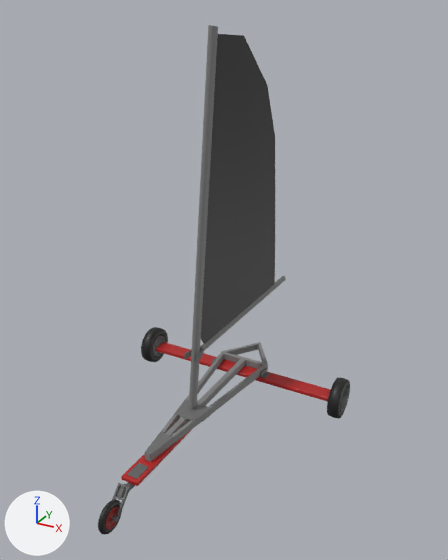
The COLLADA model resources/objects/blue-piper/blue-piper.dae as it was, and as the next commit left it.
Camera for both pictures: a 50 mm camera at (4.62, -7.96, 6.26) aimed at (0.3, -0.1, 2.33). Every picture has the same lights, and +X, +Y and +Z are marked at lower left.

The first picture shows 'Achterloper', 'Band', 'Band.001', 'Band.002', 'Body', 'Cube', 'Cube.001', 'Giek', 'Giek staal', 'Mast', 'Steunplaat-midboven', 'Steunplaat-voorboven', 'Velg', 'Velg.001', 'Velg.002', 'Voorloper', 'Voorvork', 'Zeil'.
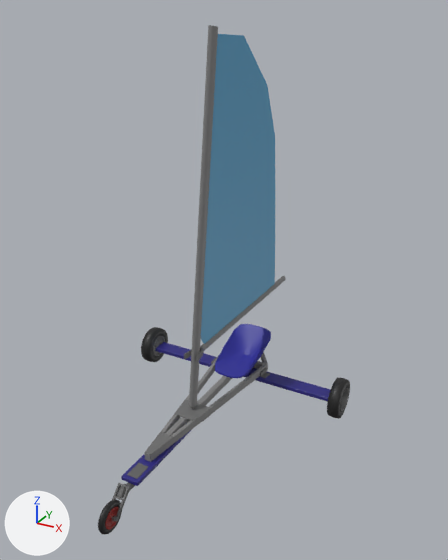
Commit message: Seats on pipers

Boxes (x1, y1, x2, y2) around the edits, measured in the pictures (448 x 560 px):
'Zeil', surface changed (black to blue): (201, 34, 275, 344) in both
'Seat', added (blue): after (215, 324, 271, 378)
'Achterloper', surface changed (red to blue): (156, 342, 331, 402) in both
'Voorloper', surface changed (red to blue): (121, 430, 191, 486) in both
'Cube', surface changed: (124, 463, 148, 488) in both
'Velg.001', surface changed: (153, 339, 165, 356) in both
'Giek staal', surface changed: (184, 349, 204, 363) in both
'Cube.001', surface changed: (211, 355, 270, 378) in both

The change, as a list of edits to the scene's bpy script:
```text
Add img_blue_piper_diffuse_png:
    img_blue_piper_diffuse_png = load_image('blue-piper-diffuse.png', 'blue-piper-diffuse.png', 1024, 1024, 'sRGB')
Change mat_duvel:
    mat_duvel.texture: img_red_piper_diffuse_png -> img_blue_piper_diffuse_png
Add me_plane:
    me_plane.from_pydata(...)  # 74 vertices, 144 faces; spans x -0.392..0.392, y 0.497..1.769, z 0.125..0.589
    me_plane.materials.append(mat_duvel)  # picture img_blue_piper_diffuse_png
Add ob_seat:
    ob_seat = bpy.data.objects.new('Seat', me_plane)
    ob_seat.location = (0.0, 0.01, 0.0)
```
